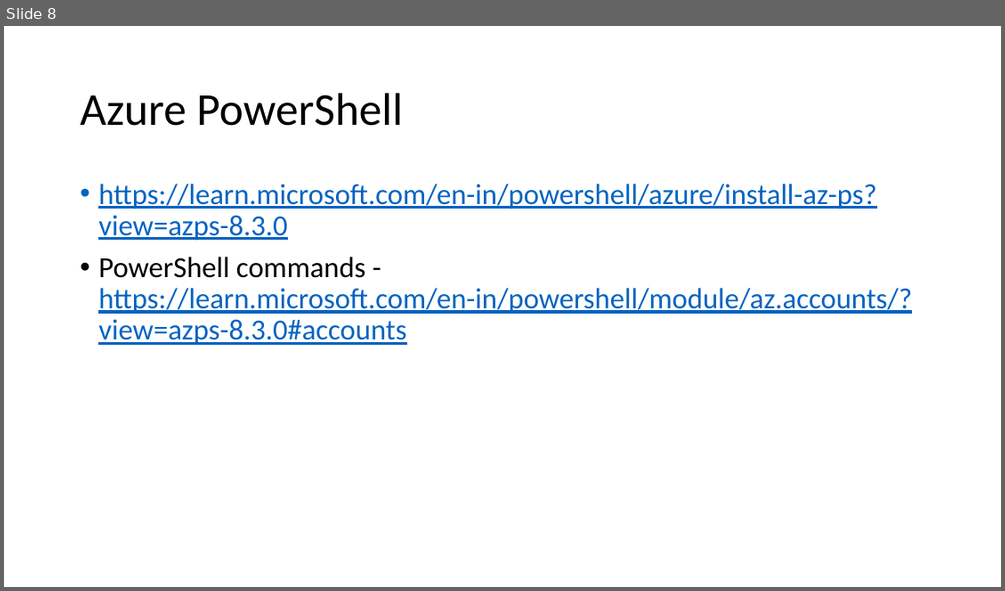
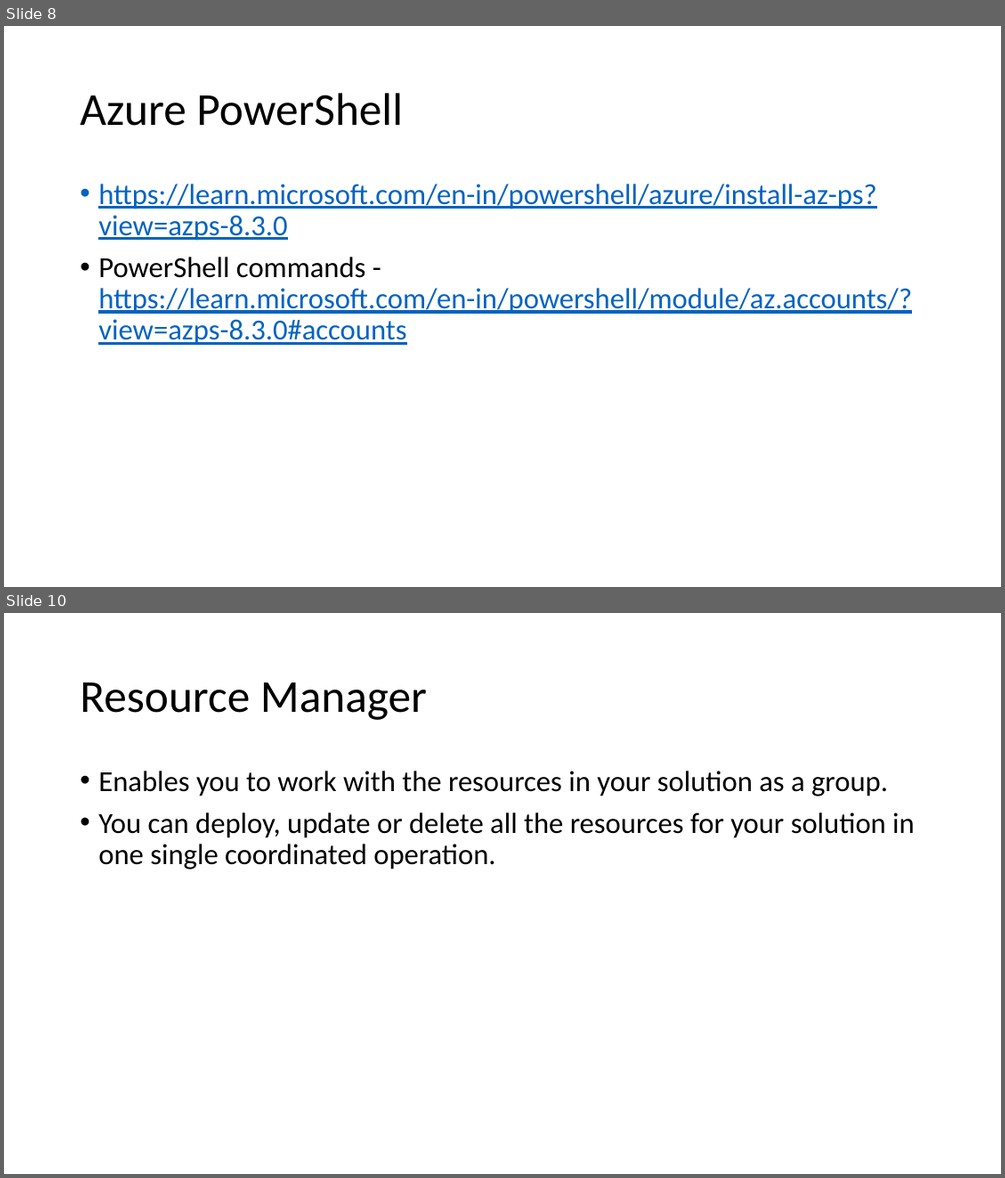
Before and after one commit to ayushrathi15/03June-AZ104, a slide deck: Azure Administration.pptx. Shown one above the other, each under a label of ours: slide 8 before the commit, slides 8 and 10 after it; the slides between them are not shown. The pictures are 1005x591 and 1005x1178 pixels, drawn with LibreOffice and Linux fonts; fonts in the diff are those of the drawing. Boxes give left, top, right and bottom in pixels: in the first picture for what was removed or moved away, otherwise in the second. Text is boxed around its words. In the diff, an @@ line names an element or a change of style, - is before the commit and + after.

```diff
--- a/Azure Administration.pptx
+++ b/Azure Administration.pptx
@@ slide 10 added at box(4, 613, 1001, 1174), background #FFFFFF @@
@@ title added at box(80, 682, 427, 720), 44 pt, text #000000 @@
+Resource Manager
@@ text added at box(98, 771, 914, 869), 28 pt, text #000000 @@
+• Enables you to work with the resources in your solution as a group.
+• You can deploy, update or delete all the resources for your solution in one single coordinated operation.
```
Also in this commit, not shown: 11 other slides added.
